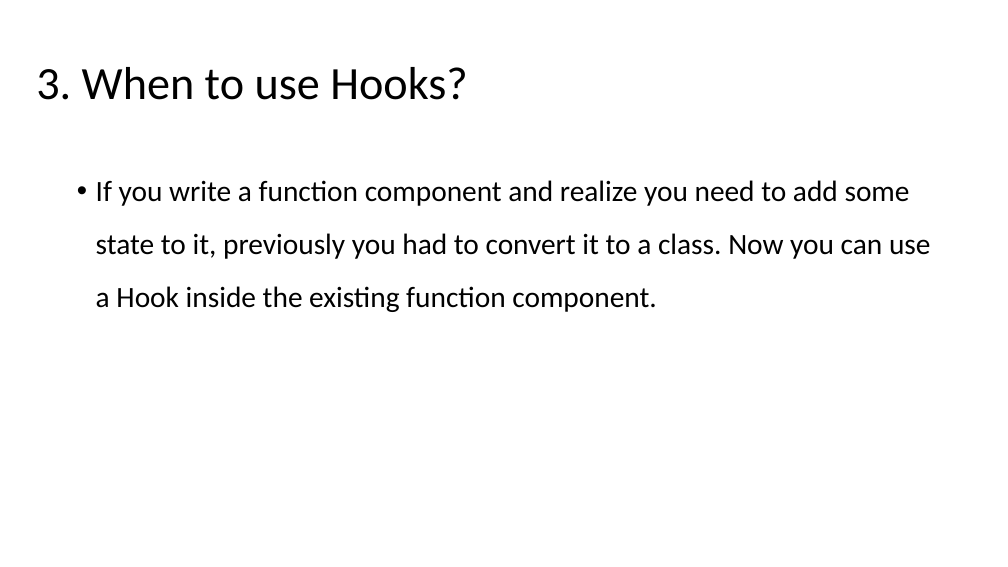
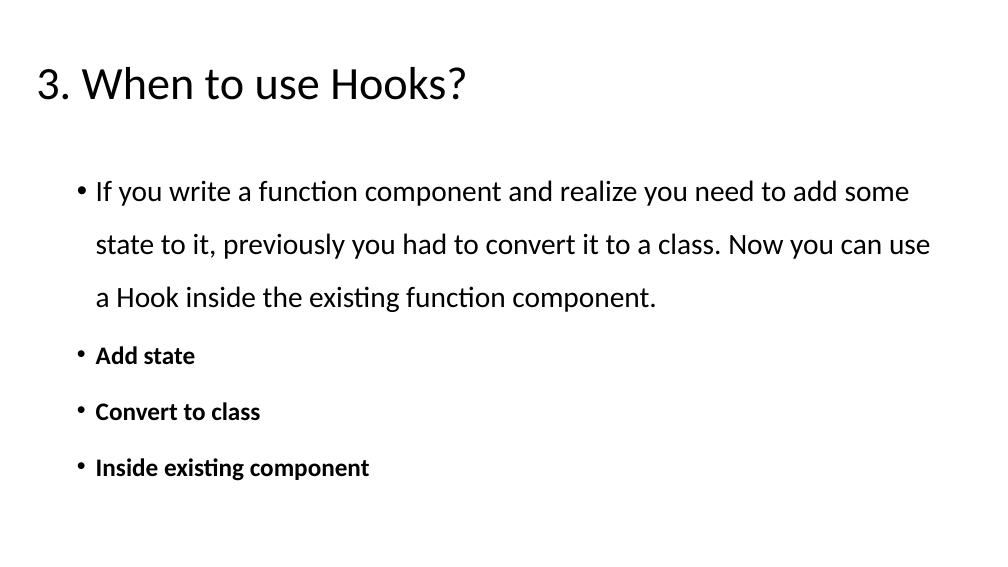
Before and after one commit to NhanHoang8195/react-hook-demo, a slide deck: slide 8 of ReactHooks.pptx (slide 6 before the commit). Drawn at 1008x567 pixels with LibreOffice and Linux fonts; fonts in the diff are those of the drawing. Boxes give left, top, right and bottom in pixels: in the first picture for what was removed or moved away, otherwise in the second. Text is boxed around its words. In the diff, an @@ line names an element or a change of style, - is before the commit and + after.

```diff
--- a/ReactHooks.pptx
+++ b/ReactHooks.pptx
@@ text at [96,346,370,481]: paragraphs added @@
+• Add state
+• Convert to class
+• Inside existing component
```
Also in this commit, not shown: 3 other slides changed, 3 slides added, 1 slide removed, 3 other files.
